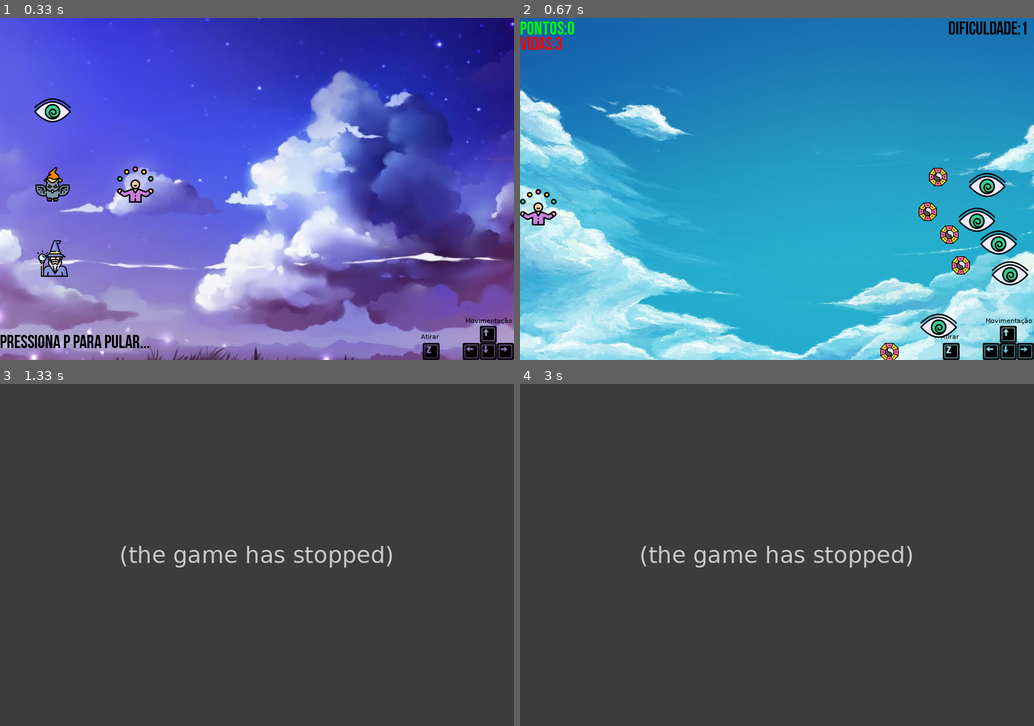
Above: before the commit, frames 1-4 (two rows, left to right).
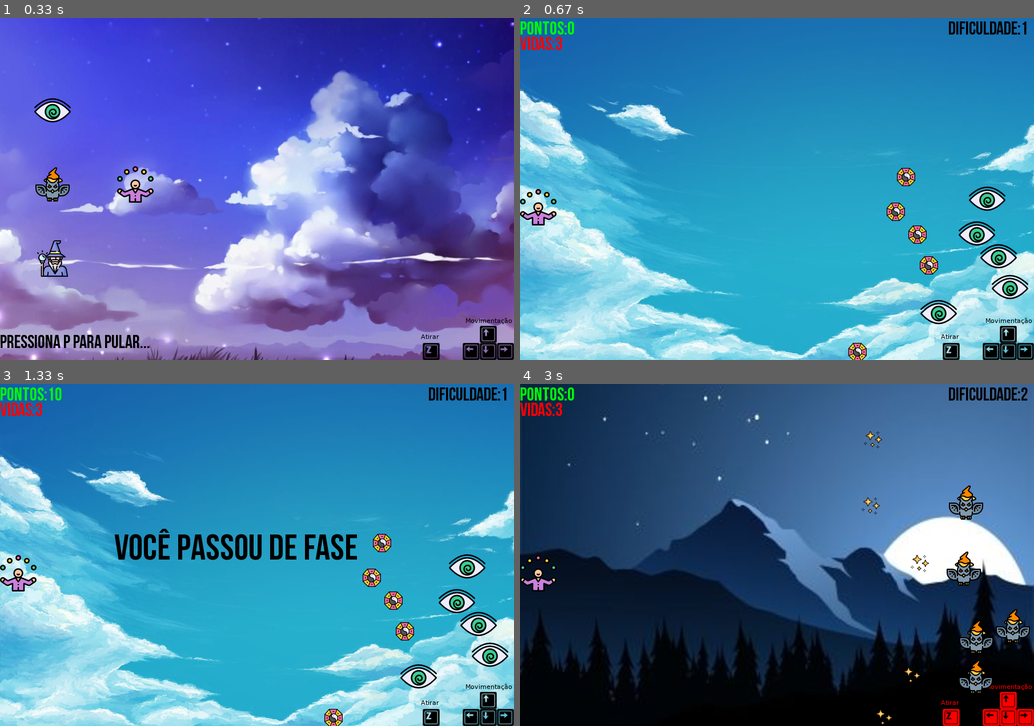
Above: after the commit, the same moments.

Repository: CiceroWesley/projeto-pygame
Game: pygame game, started from main.py
Same seed, same stepped clock (60 frames per second), same inputs: the game is played once before the commit and once after it.
Inputs:
- Up to frame 1 (0.33 s): no input
- Up to frame 2 (0.67 s): tap P at 0.33 s
- Up to frame 3 (1.33 s): tap F at 0.67 s
- Up to frame 4 (3 s): no input

Frame 1 is identical in both runs. In frame 2, 4.3% of the frame differs, in the area x 63-99%, y 43-100%; in frame 3, 100%; in frame 4, 100%, in the area x 0-100%, y 0-100%.
Before the commit the program exited at 0.77 s; later frames show no game.

Commit message:
modularizado

Diff:
--- a/uteis.py
+++ b/uteis.py
@@ -1,14 +1,11 @@
-'''
 try:
-    imports..
+    import pygame, sys
+    from random import randint
+    from colisoes import colisaoCinimigo, colisaoCbalas, colisaoCjogador, colisaoCjogadorEinimigo
+    from impressoes import jogador, bala, inimigo, balaI, placar, life, level
+    from time import sleep
 except:
     print("Erro na importação.")
-'''
-
-import pygame, sys
-from random import randint
-from colisoes import colisaoCinimigo, colisaoCbalas, colisaoCjogador, colisaoCjogadorEinimigo
-from impressoes import jogador, bala, inimigo, balaI, placar, life, level
 
 def resetarfase(n):
     #definindo o valor de todas as globais
@@ -86,7 +83,7 @@
         if n == 2:
             inimigofoto.append(pygame.image.load('imagens/inimigo2.png'))
         if n == 3:
-            inimigofoto.append(pygame.image.load('imagens/inimigo1.png'))
+            inimigofoto.append(pygame.image.load('imagens/inimigo3.png'))
         inimigoX.append(randint(700, 836))  #900-64=836
         inimigoY.append(randint(0, 536))  #600-64=536
         inimigoXmuda.append(0)
@@ -95,7 +92,7 @@
     #bala jogador
     balaX = 0
     balaY = 0
-    balaXmuda = 8
+    balaXmuda = 8*n
     balaYmuda = 0
     balaatira = 1
 
@@ -121,7 +118,6 @@
     global jogadorX, jogadorY, jogadorXmuda, jogadorYmuda
     jogadorX += jogadorXmuda
     jogadorY += jogadorYmuda
-
     if jogadorX <= 0:
         jogadorX = 0
     if jogadorX >= 836:  # 900-64=836
@@ -131,37 +127,23 @@
     if jogadorY >= 536:  # 600-64=536
         jogadorY = 536
 
-def esperar():
-    #esperar usuario apertar s, f, n ou fechar o programa
-    for evento in pygame.event.get():
-        while evento.key != pygame.K_s or evento.key != pygame.K_f or evento.key != pygame.K_n or evento.type != pygame.QUIT:
-            if evento.type == pygame.KEYDOWN:
-                if evento.key == pygame.K_n or evento.type == pygame.QUIT:
-                    pygame.quit()
-                    sys.exit()
-
 #printar que morreu
-def gameover(n):
+def gameover():
     global tela,fonte,fontef
     morte = fontef.render('Você morreu', True, (0, 0, 0))
-    denovo = fonte.render('Jogar de novo? (s ou n)', True, (0, 0, 0))
     tela.blit(morte, (300, 250))
-    tela.blit(denovo, (310, 315))
-
-    esperar()
+    pygame.display.update()
+    sleep(2)
 
 #printar que passou de fase
 def passoudefase():
     global tela,fonte,fontef
     passou = fontef.render('Você passou de fase', True, (0, 0, 0))
-    continua = fonte.render('Continuar? (s ou n)', True, (0, 0, 0))
     tela.blit(passou, (200, 250))
-    tela.blit(continua, (310, 315))
-
-    esperar()
-
-
-def checarevento():
+    pygame.display.update()
+    sleep(2)
+
+def checarevento(n):
     global jogadorXmuda, jogadorYmuda, pontos, balaatira, balasom, balaX, balaY
     try:
         #usuario
@@ -175,13 +157,13 @@
             if evento.type == pygame.KEYDOWN:
                 #teclas para jogador se mover
                 if evento.key == pygame.K_LEFT:
-                    jogadorXmuda = -5
+                    jogadorXmuda = -5*n
                 if evento.key == pygame.K_RIGHT:
-                    jogadorXmuda = 5
+                    jogadorXmuda = 5*n
                 if evento.key == pygame.K_UP:
-                    jogadorYmuda = -5
+                    jogadorYmuda = -5*n
                 if evento.key == pygame.K_DOWN:
-                    jogadorYmuda = 5
+                    jogadorYmuda = 5*n
 
                 #tecla secreta (f)
                 if evento.key == pygame.K_f:
@@ -226,7 +208,7 @@
         #colisao com o inimigo
         c1 = colisaoCinimigo(inimigoX[i],inimigoY[i],balaX,balaY)
         if c1 == True:
-            somCI = pygame.mixer.Sound('sons/acertainimigo.wav')
+            somCI = pygame.mixer.Sound('sons/acertajogador.wav')
             somCI.play()
             balaX = jogadorX
             balaatira = 1
@@ -267,7 +249,7 @@
         #colisao com o jogador
         c3 = colisaoCjogador(jogadorX,jogadorY,balaIX[i],balaIY[i])
         if c3 == True:
-            somCJ = pygame.mixer.Sound('sons/acertajogador.wav')
+            somCJ = pygame.mixer.Sound('sons/acertainimigo.wav')
             somCJ.play()
             balaIX[i] = inimigoX[i]
             balaIatira[i] = 1
@@ -304,7 +286,8 @@
         fundo3 = pygame.image.load('imagens/3.png')
         tela.blit(fundo3, (0, 0))
 
-    checarevento()
+    #tecla do usuario
+    checarevento(n)
 
     #movimentando o jogador
     movimentajogador()
@@ -325,36 +308,30 @@
     pygame.display.update()
 
 def fim():
-    global fonte,fontef
+    global fonte,fontef,tela
     v = fontef.render('Você ganhou!', True, (0, 0, 0))
-    sair = fonte.render('Aperte qualquer tecla para sair do jogo', True, (0, 0, 0))
-    tela.blit(v, (200, 250))
-    tela.blit(sair, (280, 315))
-
-    # esperar usuario apertar qualquer tecla ou fechar o programa
+    tela.blit(v, (300, 250))
+    pygame.display.update()
+    sleep(5)
     for evento in pygame.event.get():
-        while evento.type != pygame.KEYDOWN:
             if evento.type == pygame.QUIT:
                 pygame.quit()
                 sys.exit()
-    pygame.quit()
-    sys.exit()
 
 #jogo
 def jogo():
     global vidas, pontos
-
     nivel = 1
     while nivel != 4:
         resetarfase(nivel)
         while nivel != 4:
             fase(nivel)
             if vidas <= 0:
-                gameover(nivel)
+                gameover()
                 resetarfase(nivel)
             if pontos >= 10:
                 if nivel < 3:
                     passoudefase()
                 nivel += 1
-            pygame.display.update()
+                break
     fim()
